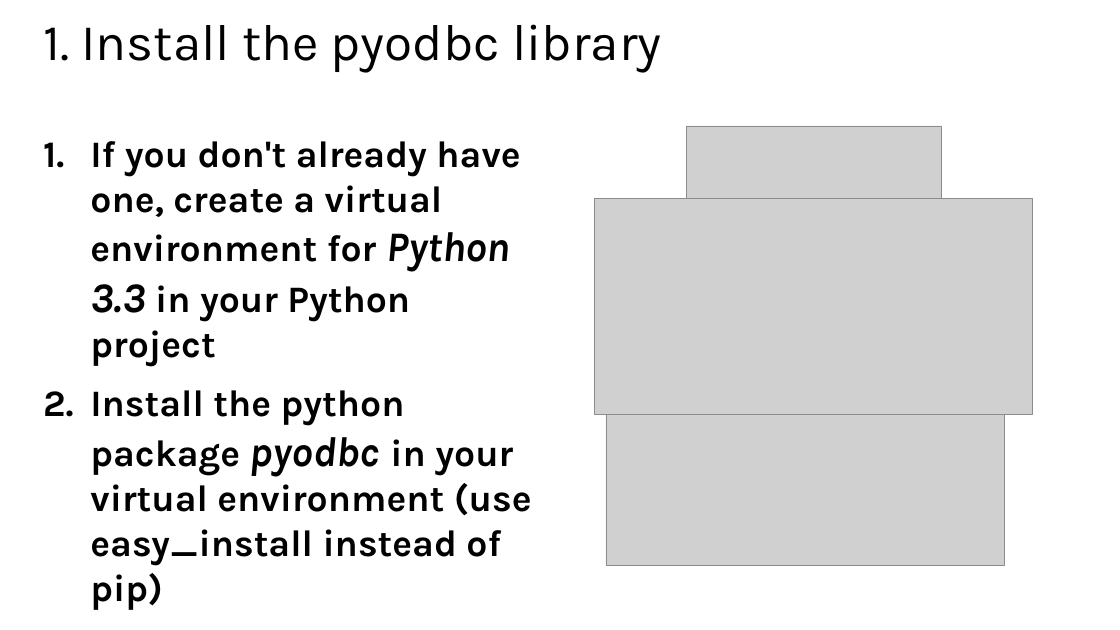
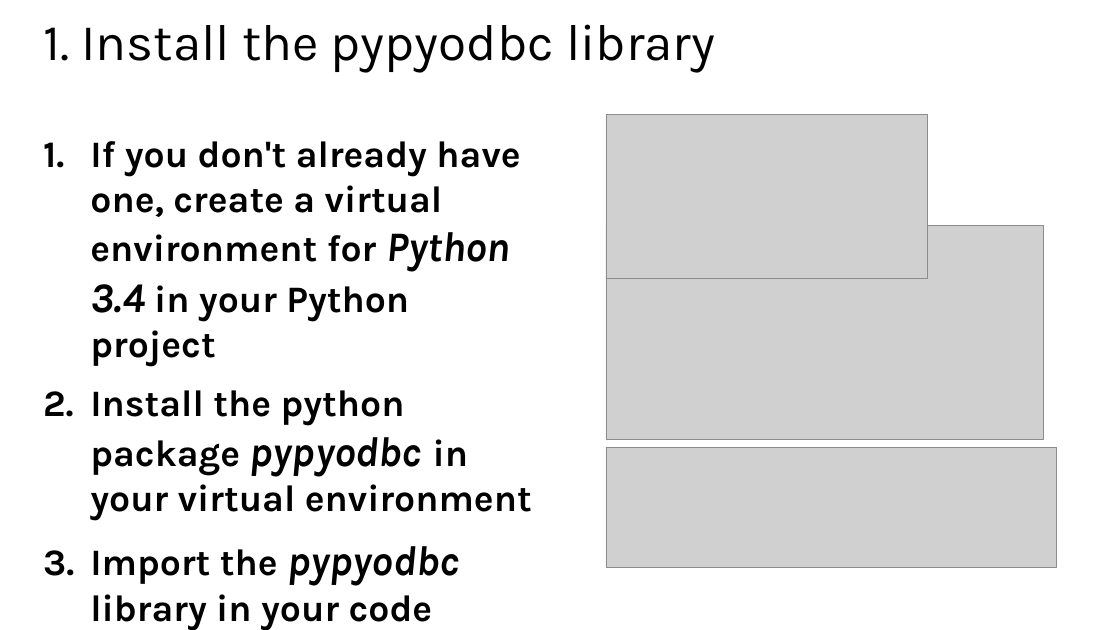
Before and after one commit to mkscala/AdvancedFlask, a slide deck: slide 7 of Slides/Module 4 - Python to databases.pptx (slide 8 before the commit). Drawn at 1120x630 pixels with LibreOffice and Linux fonts; fonts in the diff are those of the drawing; grey boxes stand for pictures. Boxes give left, top, right and bottom in pixels: in the first picture for what was removed or moved away, otherwise in the second. Text is boxed around its words. In the diff, an @@ line names an element or a change of style, - is before the commit and + after.

Commit message:
Update to mod 4 slides

```diff
--- a/Slides/Module 4 - Python to databases.pptx
+++ b/Slides/Module 4 - Python to databases.pptx
@@ title at bbox=[43, 24, 715, 72]: text changed @@
-1. Install the pyodbc library
+1. Install the pypyodbc library
@@ picture added at bbox=[606, 114, 928, 278] @@
@@ text at bbox=[90, 141, 532, 630]: text changed @@
-1. If you don't already have one, create a virtual environment for Python 3.3 in your Python project
-2. Install the python package pyodbc in your virtual environment (use easy_install instead of pip)
-3. Import the pyodbc library in your code
+1. If you don't already have one, create a virtual environment for Python 3.4 in your Python project
+2. Install the python package pypyodbc in your virtual environment
+3. Import the pypyodbc library in your code
@@ picture removed at bbox=[686, 126, 942, 367] @@
@@ picture: place and size @@
-picture at bbox=[595, 199, 1033, 415]
+picture at bbox=[606, 225, 1044, 439]
@@ picture: place and size @@
-picture at bbox=[606, 415, 1005, 566]
+picture at bbox=[606, 447, 1057, 567]
```
Also in this commit, not shown: 6 other slides changed, 6 slides removed.
